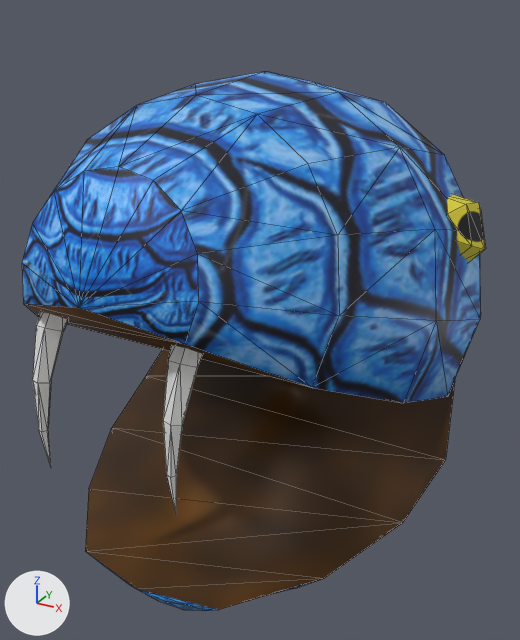
The OBJ model meshes/SnakeBodyPartHeadBottom.obj as it was, and as the next commit left it.
One viewpoint serves both versions: a 50 mm camera at (0.765, -1.545, 0.746) aimed at (-0.006, -0.142, 0.044). The lights are fixed; the arrows at lower left show +X, +Y and +Z. Mesh edges are drawn as thin lines. Where no turn or scale is listed for an object, it has been applied to the vertices.

The scene before the commit, as lines of its bpy script (objects in view):
```python
me_sphere = bpy.data.meshes.new('Sphere')
me_sphere.from_pydata(...)  # 208 vertices, 356 faces; spans x -0.488..0.488, y -0.753..0.501, z -0.569..0.615
# faces by material slot: [208, 18, 70, 60]
me_sphere.materials.append(mat_snakebodypart)  # picture img_snakeskinblue_png
me_sphere.materials.append(mat_snakeinsidemouth)  # picture img_snakeinsidemouth_png
me_sphere.materials.append(mat_snaketooth)  # picture img_whitepaint_jpg
me_sphere.materials.append(mat_snakeeye)  # picture img_snakeeye_png
ob_sphere = bpy.data.objects.new('Sphere', me_sphere)
ob_sphere.location = (0.0, 0.0, 0.0)
```
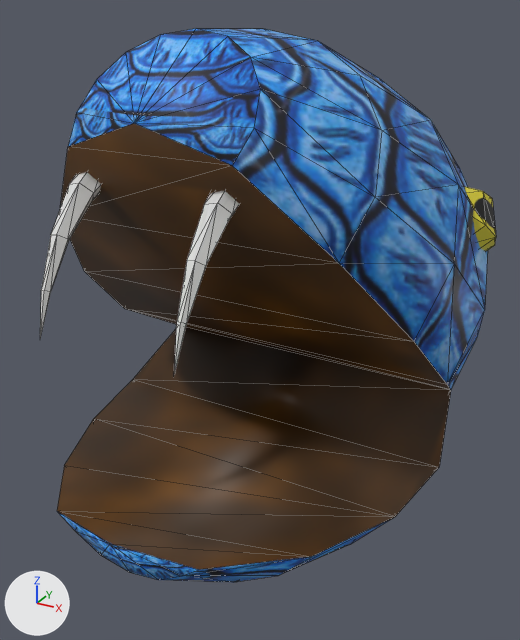
The change, as a diff of the scene's bpy script:
```diff
--- a/meshes/SnakeBodyPartHeadBottom.obj.py
+++ b/meshes/SnakeBodyPartHeadBottom.obj.py
@@ me_sphere @@
 # used by ob_sphere; location = (0.0, 0.0, 0.0)
-me_sphere.from_pydata(...)  # 208 vertices, 356 faces; spans x -0.488..0.488, y -0.753..0.501, z -0.569..0.615
+me_sphere.from_pydata(...)  # 208 vertices, 356 faces; spans x -0.488..0.488, y -0.739..0.501, z -0.53..0.705
+# me_sphere part 1: the loose piece of 21 vertices spanning x -0.201..-0.135, y -0.713..-0.568, z -0.097..0.293 is turned -22.4 degrees about the x axis through the mesh origin
+# me_sphere part 2: the loose piece of 21 vertices spanning x 0.099..0.165, y -0.713..-0.568, z -0.097..0.293 is turned -22.4 degrees about the x axis through the mesh origin
+# me_sphere part 3: the loose piece of 22 vertices spanning x 0.351..0.481, y -0.131..0.066, z 0.196..0.382 is turned -22.4 degrees about the x axis through the mesh origin
+# me_sphere part 4: 106 of 208 vertices moved; they spanned x -0.488..0.488, y -0.753..0.442, z -0.569..0.615 and now span x -0.488..0.488, y -0.739..0.476, z -0.53..0.705; mean shift (0.0, 0.044, 0.046); largest move (0.0, -0.753, 0.302) -> (0.0, -0.582, 0.566)
 me_sphere.materials.append(mat_snakebodypart)
```

Changed parts and their boxes (x1, y1, x2, y2) in the pictures (520 x 640 px; the box of a moved part takes in the faces that stretch with it):
'Sphere', reshaped: before (22, 71, 486, 611); after (40, 29, 496, 582)
part 1 of me_sphere, moved or reshaped: before (33, 312, 68, 466); after (40, 172, 101, 338)
part 2 of me_sphere, moved or reshaped: before (163, 345, 203, 513); after (174, 191, 239, 375)
part 3 of me_sphere, moved or reshaped: before (447, 194, 486, 262); after (465, 187, 496, 251)
part 4 of me_sphere, moved or reshaped: before (22, 71, 481, 611); after (57, 29, 488, 582)
